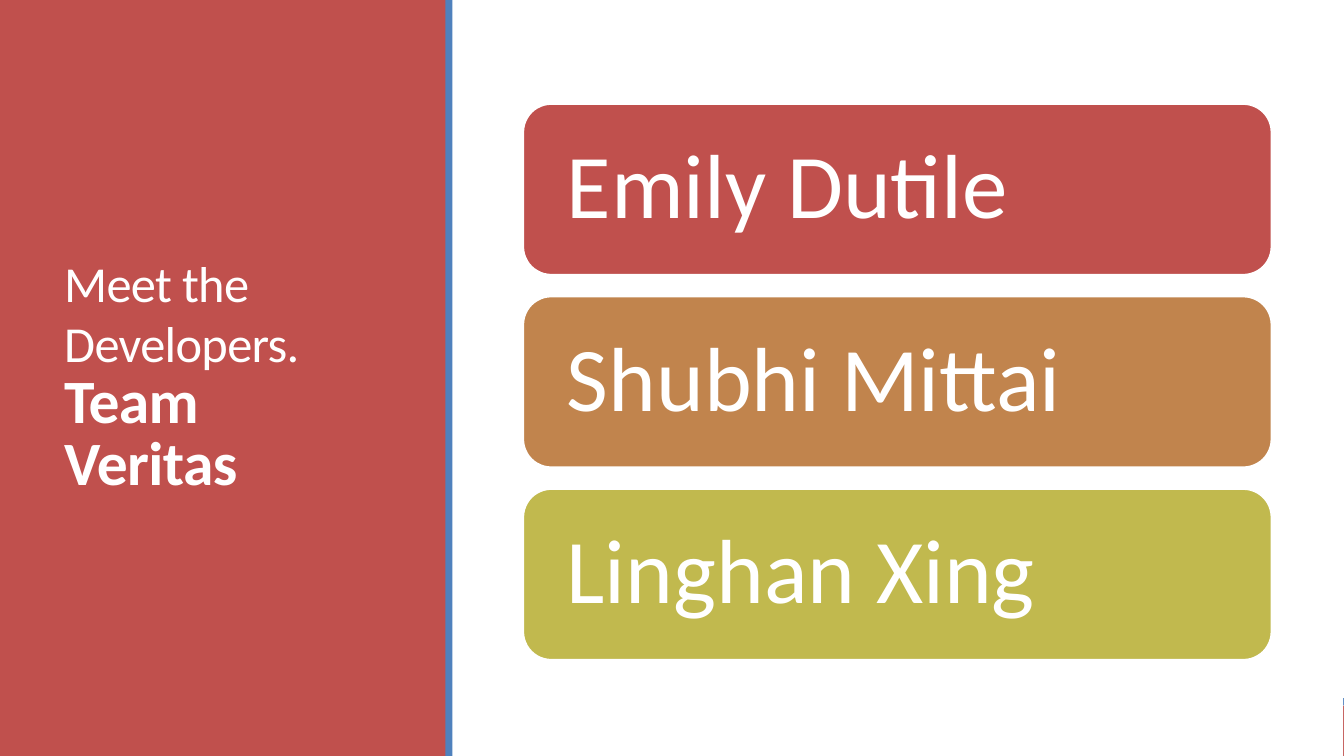
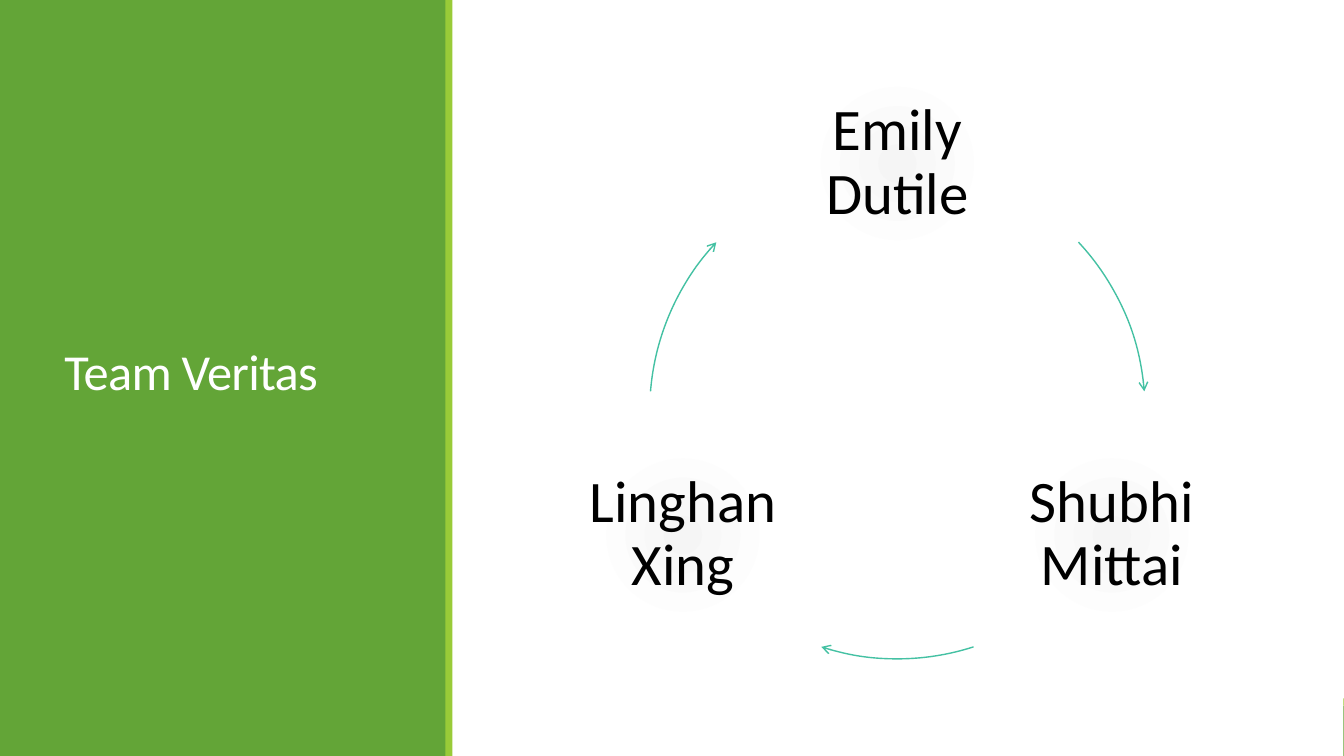
Before and after one commit to LinghanX/Project_Veritas, a slide deck: slide 2 of presentations/FakeNews_Final.pptx. Drawn at 1344x756 pixels with LibreOffice and Linux fonts; fonts in the diff are those of the drawing. Boxes give left, top, right and bottom in pixels: in the first picture for what was removed or moved away, otherwise in the second. Text is boxed around its words. In the diff, an @@ line names an element or a change of style, - is before the commit and + after.

```diff
--- a/presentations/FakeNews_Final.pptx
+++ b/presentations/FakeNews_Final.pptx
@@ rectangle at (0,0,447,756): fill #C0504D to #63A537 @@
@@ rectangle at (446,0,453,756): fill #4F81BD to #99CB38 @@
@@ text "Emily Dutile": place and size @@
-text "Emily Dutile" at (523,104,1272,275)
+text "Emily Dutile" at (826,109,969,215)
@@ text "Emily Dutile" at (826,109,969,215): size 65 to 42 pt, text colour #FFFFFF to #000000; alignment left to centre; more space between paragraphs; fill #C0504D to none; outline #FFFFFF 2 pt to none @@
@@ group added at (540,71,1255,658): 3 rounded rectangles, 3 freeform shapes @@
@@ title at (64,355,318,391): text changed @@
-Meet the Developers.
-Team Veritas
+Team Veritas
@@ text "Linghan Xing": place and size @@
-text "Linghan Xing" at (523,489,1272,660)
+text "Linghan Xing" at (590,481,777,595)
@@ text "Linghan Xing" at (590,481,777,595): size 65 to 42 pt, text colour #FFFFFF to #000000; alignment left to centre; more space between paragraphs; fill #C1B94E to none; outline #FFFFFF 2 pt to none @@
@@ text "Shubhi Mittai": place and size @@
-text "Shubhi Mittai" at (523,296,1272,468)
+text "Shubhi Mittai" at (1030,481,1194,586)
@@ text "Shubhi Mittai" at (1030,481,1194,586): size 65 to 42 pt, text colour #FFFFFF to #000000; alignment left to centre; more space between paragraphs; fill #C1844D to none; outline #FFFFFF 2 pt to none @@
@@ rectangle at (0,706,1344,756): fill #C0504D to #63A537 @@
@@ rectangle at (0,699,1344,706): fill #4F81BD to #99CB38 @@
```
Also in this commit, not shown: 2 other slides changed, 6 slides added, 6 slides removed, 4 other files.
